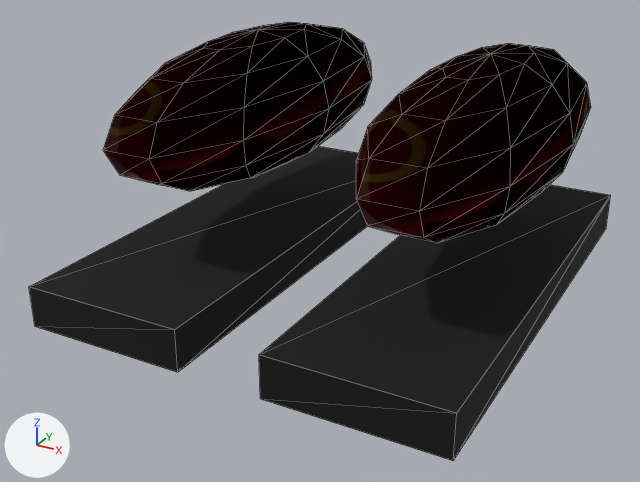
Before and after pictures for a commit that changed the Blender file blender_src/props/red_shoes.blend.
Rendered twice from a camera (50 mm lens) standing at (0.182, -0.376, 0.196) and looking at (-0.009, -0.03, 0.023). The lights are fixed; the arrows at lower left show +X, +Y and +Z. The older version comes first. Mesh edges are drawn as thin lines.

Objects in the first picture: 'Shoe0', 'Shoe1', 'Sole0', 'Sole1'.
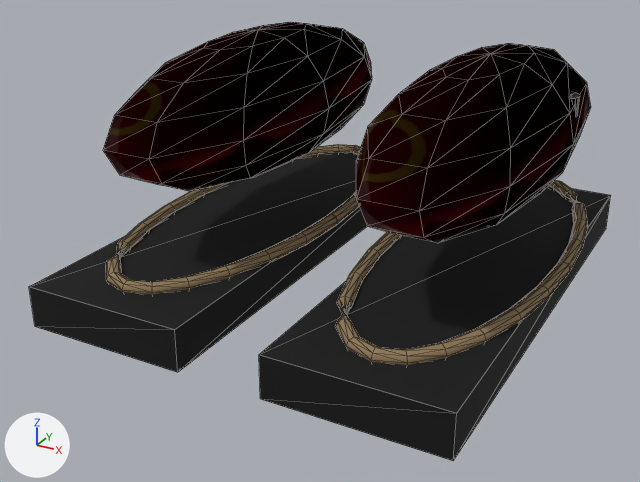
Changed parts and their boxes (x1, y1, x2, y2) in the pictures (640 x 482 px):
'Art_FadedThread', added: after (106, 144, 587, 365)
'Art_OxidizedBrass', added (mostly hidden): after (570, 92, 580, 115)

What changed in the scene script:
```text
Add img_t_bronze:
    img_t_bronze = load_image('t_bronze', '_unpacked/t_bronze', 256, 256, 'sRGB')
Add mat_oxidizedbrass:
    mat_oxidizedbrass = bpy.data.materials.new('OxidizedBrass')
    # colours: beige #d6af81
    # uses the picture img_t_bronze
Add mat_fadedthread:
    mat_fadedthread = principled_material('FadedThread')
    mat_fadedthread.base_color = (0.29, 0.2, 0.1)  # brown #937c59
    mat_fadedthread.roughness = 0.89
Add me_art_oxidizedbrass:
    me_art_oxidizedbrass.from_pydata(...)  # 240 vertices, 96 faces; spans x 0.082..0.096, y 0.013..0.027, z 0.087..0.096
    me_art_oxidizedbrass.materials.append(mat_oxidizedbrass)
Add me_art_fadedthread:
    me_art_fadedthread.from_pydata(...)  # 450 vertices, 768 faces; spans x -0.105..0.105, y -0.115..0.115, z 0.018..0.024
    me_art_fadedthread.materials.append(mat_fadedthread)  # brown #937c59
Add ob_art_oxidizedbrass:
    ob_art_oxidizedbrass = bpy.data.objects.new('Art_OxidizedBrass', me_art_oxidizedbrass)
    ob_art_oxidizedbrass.parent = ob_red_shoes
    ob_art_oxidizedbrass.location = (0.0, 0.0, 0.0)
Add ob_art_fadedthread:
    ob_art_fadedthread = bpy.data.objects.new('Art_FadedThread', me_art_fadedthread)
    ob_art_fadedthread.parent = ob_red_shoes
    ob_art_fadedthread.location = (0.0, 0.0, 0.0)
```
